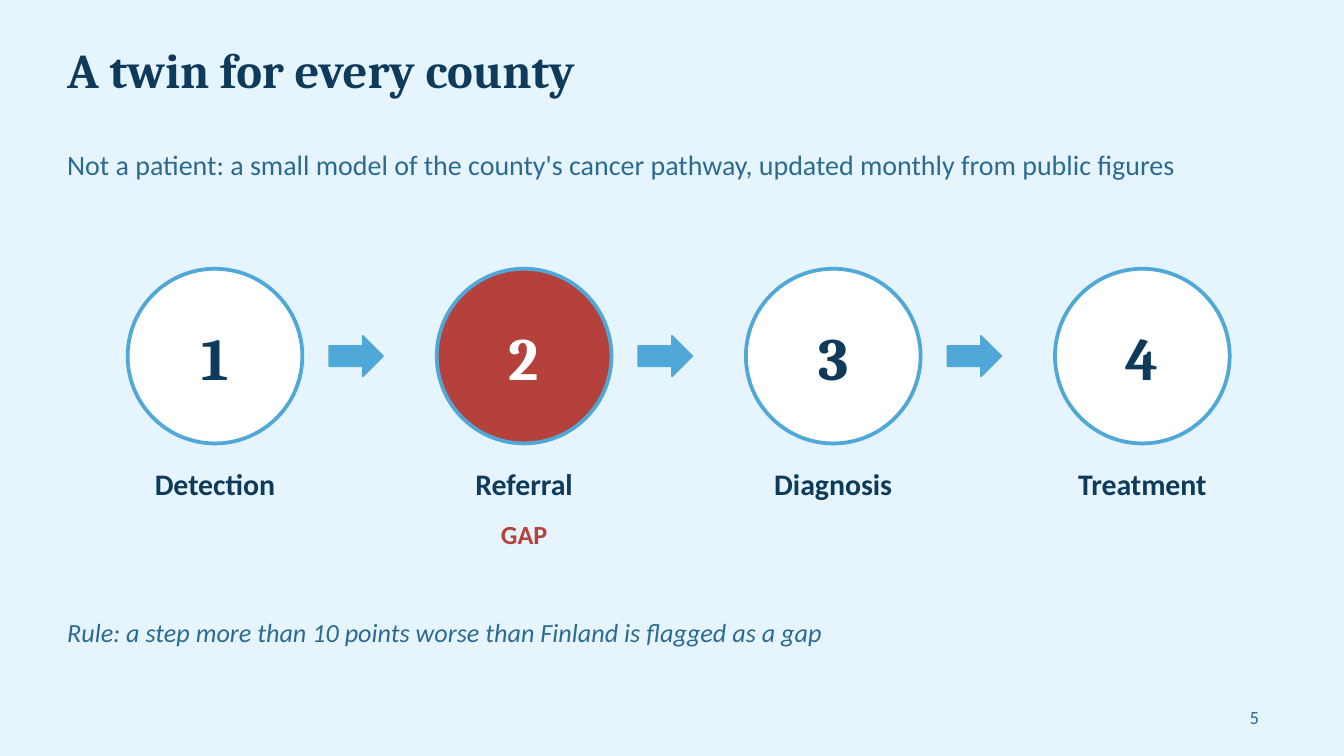
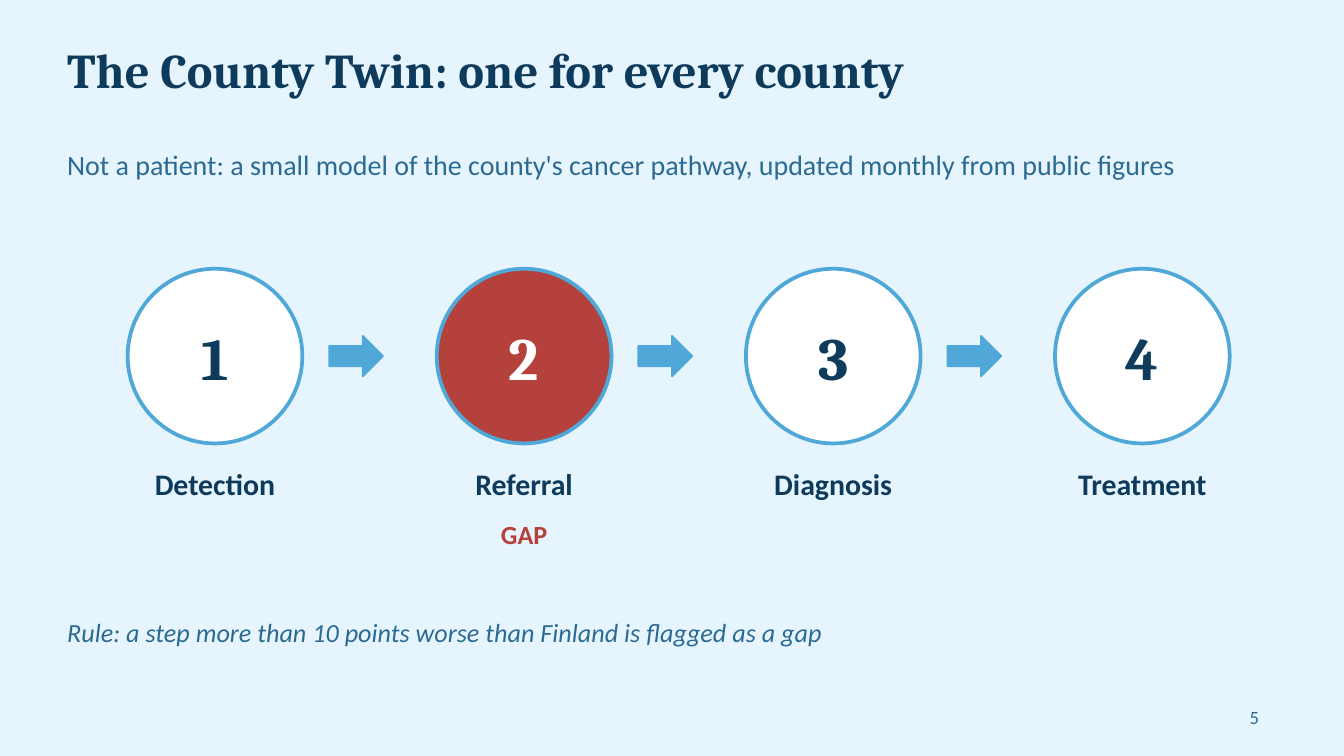
Before and after one commit to WRJKUS/finland-care-model, a slide deck: slide 5 of film/paper/presentation.pptx. Drawn at 1344x756 pixels with LibreOffice and Linux fonts; fonts in the diff are those of the drawing. Boxes give left, top, right and bottom in pixels: in the first picture for what was removed or moved away, otherwise in the second. Text is boxed around its words. In the diff, an @@ line names an element or a change of style, - is before the commit and + after.

Commit message:
Demo: popup on every load with showcase as main button; County Twin title in deck

```diff
--- a/film/paper/presentation.pptx
+++ b/film/paper/presentation.pptx
@@ title at (67,53,904,99): text changed @@
-A twin for every county
+The County Twin: one for every county
```
Also in this commit, not shown: 4 other slides changed, 2 other files.
